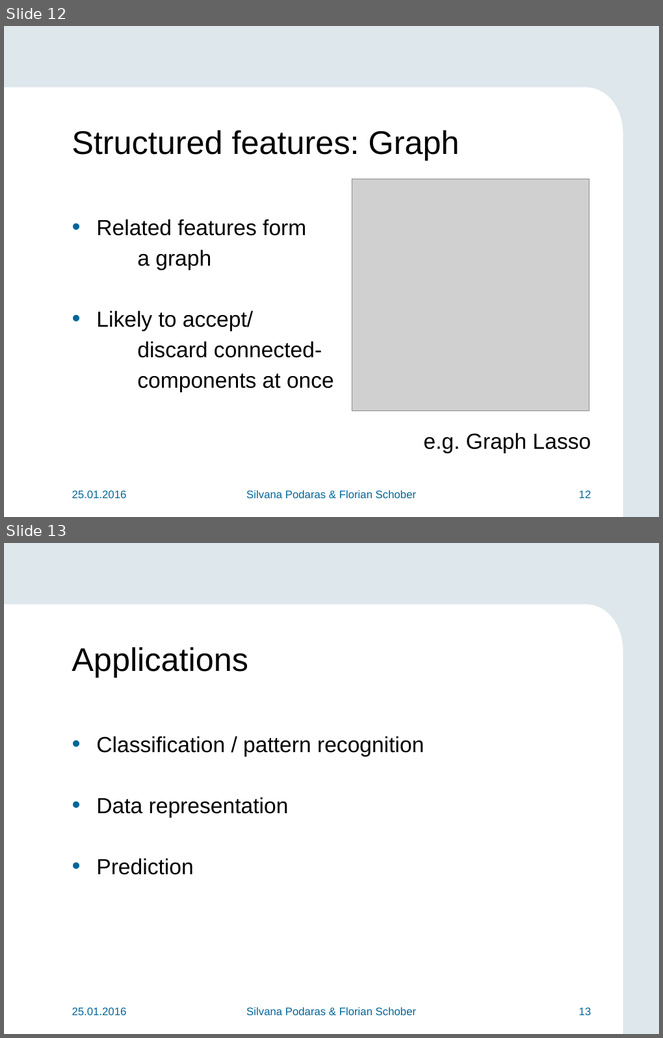
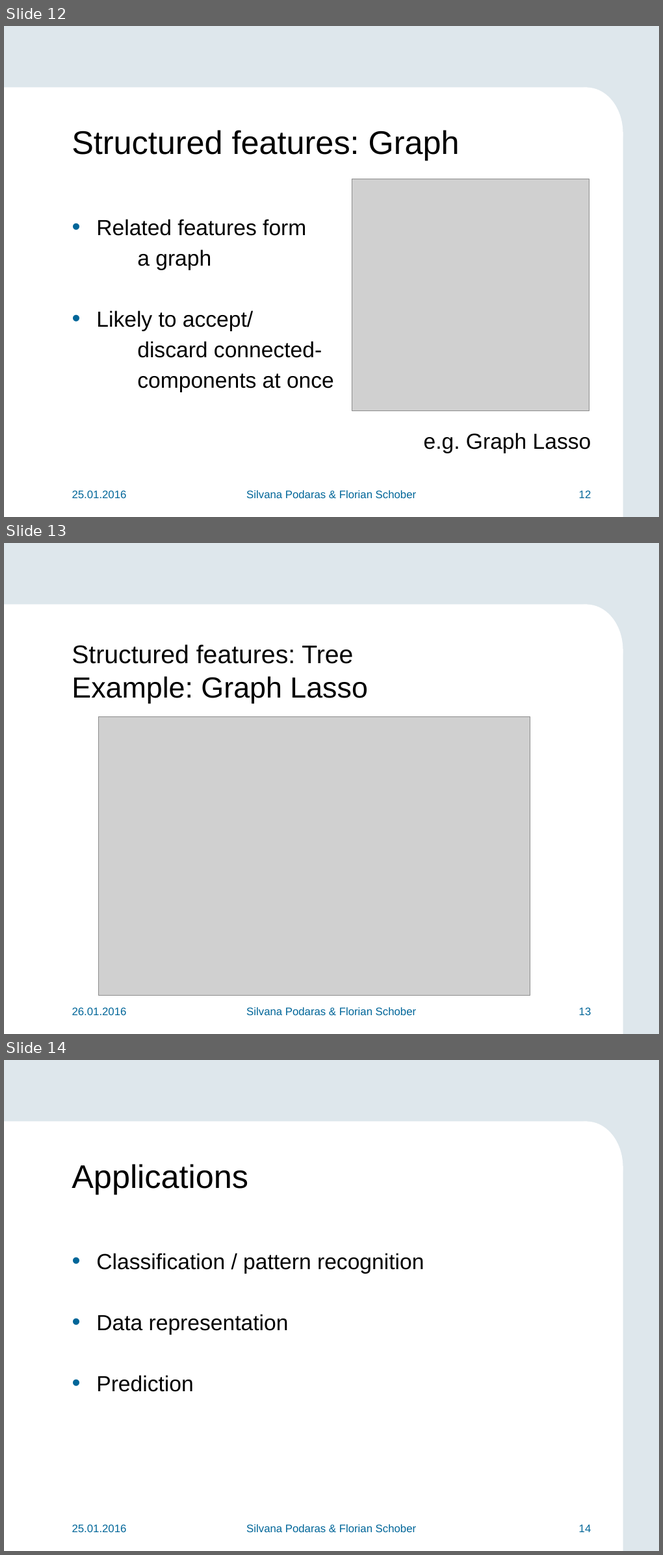
Before and after one commit to teretrus/VisSeminar, a slide deck: presentation/Flo.pptx. Shown one above the other, each under a label of ours: slides 12 and 13 before the commit, slides 12, 13 and 14 after it. The pictures are 663x1038 and 663x1555 pixels, drawn with LibreOffice and Linux fonts; fonts in the diff are those of the drawing; grey boxes stand for pictures; background and template pictures are left out. Boxes give left, top, right and bottom in pixels: in the first picture for what was removed or moved away, otherwise in the second. Text is boxed around its words. In the diff, an @@ line names an element or a change of style, - is before the commit and + after.

```diff
--- a/presentation/Flo.pptx
+++ b/presentation/Flo.pptx
@@ slide 13 added at bbox=[4, 543, 659, 1034], background #DEE7EC; not listed: 3 template elements that a slide beside it also shows @@
@@ title added at bbox=[72, 644, 368, 704], 28 pt, text #000000 @@
+Structured features: Tree
+Example: Graph Lasso
@@ picture added at bbox=[99, 717, 530, 996] @@
@@ text added at bbox=[72, 1008, 127, 1016], 12 pt, text #006699 @@
+26.01.2016
@@ text added at bbox=[246, 1008, 416, 1016], 12 pt, text #006699 @@
+Silvana Podaras & Florian Schober
@@ page number added at bbox=[579, 1008, 592, 1016], 12 pt, text #006699 @@
+13
@@ what was slide 13 is now slide 14 @@
@@ page number at bbox=[579, 1525, 592, 1533]: text changed @@
-13
+14
```
Also in this commit, not shown: 4 slides changed.
